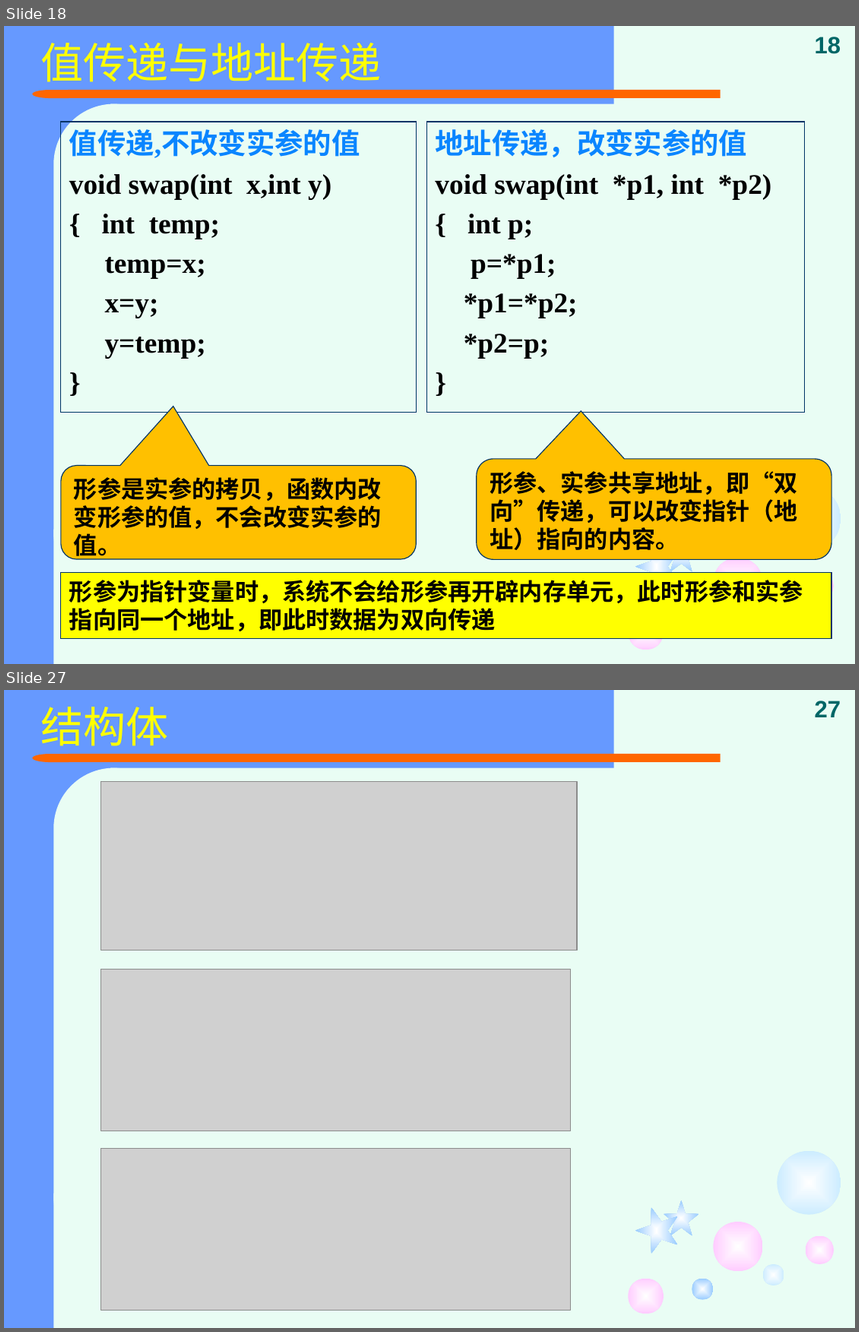
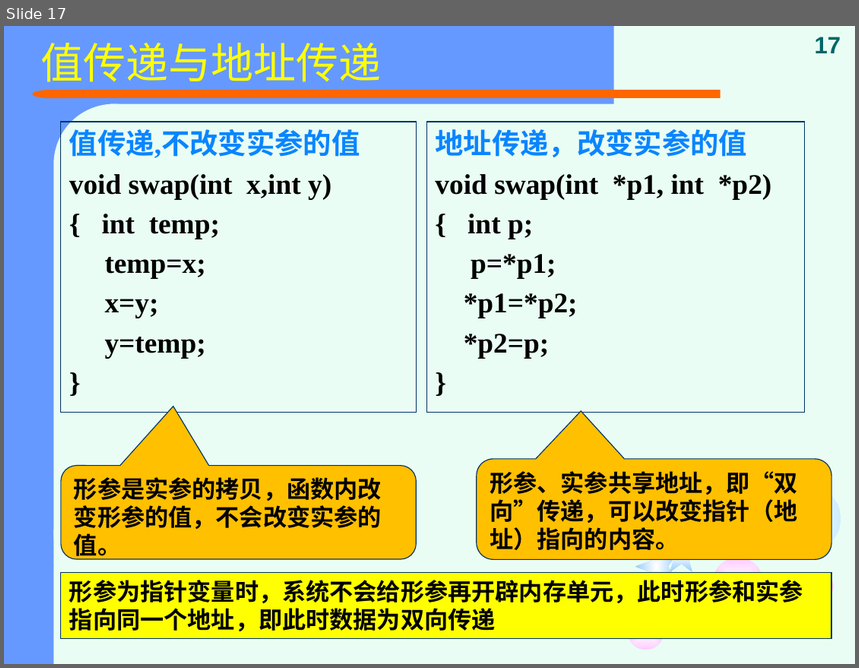
Before and after one commit to jtrfid/C-Repositories, a slide deck: 2015备课/课件/复习.pptx. Shown one above the other, each under a label of ours: slides 18 and 27 before the commit, slide 17 after it; the slides between them are not shown. The pictures are 859x1332 and 859x668 pixels, drawn with LibreOffice and Linux fonts; fonts in the diff are those of the drawing; grey boxes stand for pictures. Boxes give left, top, right and bottom in pixels: in the first picture for what was removed or moved away, otherwise in the second. Text is boxed around its words. In the diff, an @@ line names an element or a change of style, - is before the commit and + after.

```diff
--- a/2015备课/课件/复习.pptx
+++ b/2015备课/课件/复习.pptx
@@ slide 27 removed at [4,690,855,1328], background #E9FDF4; not listed: 12 template elements that a slide beside it also shows @@
@@ title removed at [41,707,169,746] @@
-结构体
@@ page number removed at [815,701,842,717] @@
-27
@@ picture removed at [101,781,577,951] @@
@@ picture removed at [101,969,571,1131] @@
@@ picture removed at [101,1149,571,1310] @@
@@ ellipse removed at [692,1279,713,1300] @@
@@ ellipse removed at [763,1265,785,1286] @@
@@ what was slide 18 is now slide 17 @@
@@ page number at [815,37,842,53]: text changed @@
-18
+17
```
Also in this commit, not shown: 11 slides changed, 7 other slides removed.
